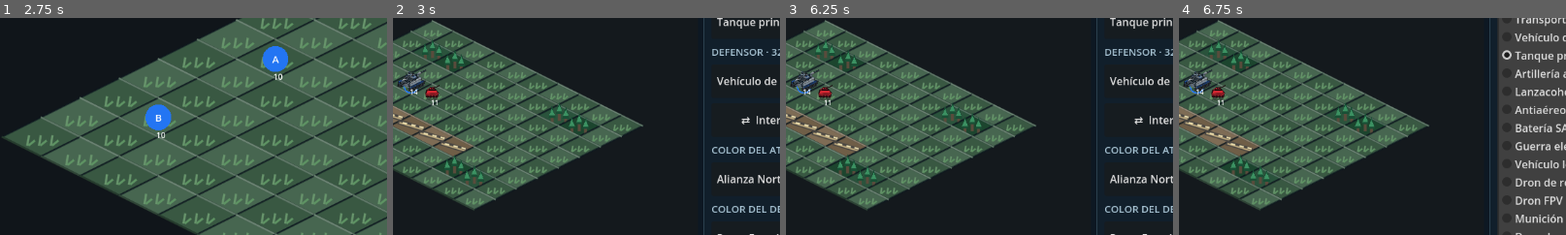
Above: before the commit, frames 1-4 (left to right).
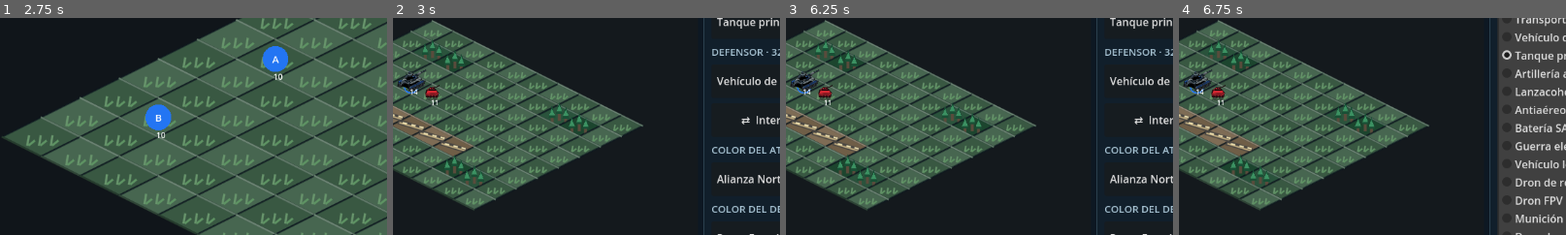
Above: after the commit, the same moments.

Repository: edwinrodri12/Tarvoka
Game: Godot game, scene res://scenes/Main.tscn
The game is run twice, just before and just after one commit, with the same random seed, the same clock (stepped at 60 frames per second) and the same inputs.
Inputs:
- Up to frame 1 (2.75 s): click "Ampliar mapa" at 0.5 s; click "Ejército" at 1.25 s; click "Vista" at 2 s
- Up to frame 2 (3 s): click "Lab" at 2.75 s
- Up to frame 3 (6.25 s): click "Volver a la partida" at 3.5 s; click "Ejército" at 4.25 s; click "Vista" at 5 s; click "Lab" at 5.75 s
- Up to frame 4 (6.75 s): click "Tanque principal" at 6.5 s
The pictures show only the part of the screen within x 25-74%, y 32-82%; the shares and areas given below are measured in that part.

Frame 1 is identical in both runs. In frame 2, 0.1% of the frame differs, in the area x 2-8%, y 25-33%; in frame 3, 0.1%; in frame 4, 0.1%.

Commit message:
polish(3d): replace boxy chassis and turret with custom tapered 8-facet armored shells and subdued steel

Diff:
--- a/scripts/ui/TankFinish3D.gd
+++ b/scripts/ui/TankFinish3D.gd
@@ -106,6 +106,66 @@
     parent.add_child(result)
     return result
 
+# Eight-point, continuously sloped hull/turret shell with flat military
+# facets. Unlike BoxMesh and the prototype's single tapered prism this has
+# distinct prow, shoulders, side cheeks and rear edges. UVs and normals
+# are authored directly, preserving a route to dedicated GLB textures.
+static func _triangle(st: SurfaceTool, a: Vector3, b: Vector3, c: Vector3) -> void:
+    var normal: Vector3 = (b-a).cross(c-a).normalized()
+    for p in [a,b,c]:
+        st.set_normal(normal)
+        st.set_uv(Vector2(p.x*0.47+p.z*0.13+0.5,p.y*0.63+p.z*0.25+0.5))
+        st.add_vertex(p)
+
+static func _angled_shell(parent: Node3D, label: String, lower: Array,
+        upper: Array, color: Color) -> MeshInstance3D:
+    assert(lower.size() == upper.size() and lower.size() >= 4)
+    var st := SurfaceTool.new()
+    st.begin(Mesh.PRIMITIVE_TRIANGLES)
+    var centroid_lower := Vector3.ZERO
+    var centroid_upper := Vector3.ZERO
+    for i in range(lower.size()):
+        centroid_lower += lower[i]
+        centroid_upper += upper[i]
+        var j: int = (i+1) % lower.size()
+        _triangle(st,lower[i],upper[j],lower[j])
+        _triangle(st,lower[i],upper[i],upper[j])
+    centroid_lower /= float(lower.size())
+    centroid_upper /= float(upper.size())
+    for i in range(lower.size()):
+        var j: int = (i+1) % lower.size()
+        _triangle(st,centroid_upper,upper[j],upper[i])
+        _triangle(st,centroid_lower,lower[i],lower[j])
+    var result := MeshInstance3D.new()
+    result.name = label
+    result.mesh = st.commit()
+    result.material_override = _mat(color,0.21,0.77)
+    parent.add_child(result)
+    return result
+
+static func _neutral_tone(node: Node) -> void:
+    # Reduce the pale, almost toy-white armor on the original technical rig.
+    # This pass is deliberately MBT-only and never changes official faction
+    # palettes, optical glass, tracks or any other unit class.
+    if node is MeshInstance3D and not node.name.begins_with("Faccion"):
+        var piece: MeshInstance3D = node as MeshInstance3D
+        var material: StandardMaterial3D = piece.material_override as StandardMaterial3D
+        if material != null:
+            var tone: Color = material.albedo_color
+            if tone == Color("#788795"):
+                tone = Color("#637178")
+            elif tone == Color("#A4ADB4"):
+                tone = Color("#808D91")
+            elif tone == Color("#D5DCE0"):
+                tone = Color("#A3ACAD")
+            if tone != material.albedo_color:
+                var instance: StandardMaterial3D = material.duplicate(true) as StandardMaterial3D
+                instance.albedo_color = tone
+                instance.roughness = 0.76
+                piece.material_override = instance
+    for child in node.get_children():
+        _neutral_tone(child)
+
 static func _fasteners(parent: Node3D, label: String, locations: Array,
         radius: float = 0.028) -> MultiMeshInstance3D:
     # Batched mesh: dozens of physical fastening heads, ONE render instance.
@@ -143,6 +203,48 @@
     var crown := Node3D.new()
     crown.name = "AcabadoTorreta"
     turret.add_child(crown)
+
+    # Remove the conspicuous boxy prototype shells while preserving their
+    # nodes for tests, art migration and compatibility with damage logic.
+    # Never remove chassis, gun pivot, painted skirts or running gear.
+    for old_name in ["MonocascoBlindajeCompuesto","PlacaGlacisInclinada"]:
+        var old_hull: MeshInstance3D = hull.find_child(old_name,true,false) as MeshInstance3D
+        if old_hull != null:
+            old_hull.visible = false
+    for old_name in ["TorreBlindada","SobreblindajeTorre",
+            "MejillaBlindada-1","MejillaBlindada1"]:
+        var old_turret: MeshInstance3D = turret.find_child(old_name,true,false) as MeshInstance3D
+        if old_turret != null:
+            old_turret.visible = false
+    var lower_hull := [
+        Vector3(-0.61,0.38,-1.47),Vector3(0.61,0.38,-1.47),
+        Vector3(0.83,0.38,-0.94),Vector3(0.83,0.38,0.91),
+        Vector3(0.72,0.38,1.41),Vector3(-0.72,0.38,1.41),
+        Vector3(-0.83,0.38,0.91),Vector3(-0.83,0.38,-0.94)
+    ]
+    var upper_hull := [
+        Vector3(-0.55,0.83,-1.47),Vector3(0.55,0.83,-1.47),
+        Vector3(0.67,0.97,-0.94),Vector3(0.70,1.02,0.91),
+        Vector3(0.64,1.00,1.37),Vector3(-0.64,1.00,1.37),
+        Vector3(-0.70,1.02,0.91),Vector3(-0.67,0.97,-0.94)
+    ]
+    _angled_shell(lower,"CorazaCascoAngular",lower_hull,upper_hull,
+        Color("#68767C"))
+    var lower_turret := [
+        Vector3(-0.32,0.06,-0.89),Vector3(0.32,0.06,-0.89),
+        Vector3(0.70,0.08,-0.62),Vector3(0.75,0.10,0.17),
+        Vector3(0.61,0.11,0.77),Vector3(-0.61,0.11,0.77),
+        Vector3(-0.75,0.10,0.17),Vector3(-0.70,0.08,-0.62)
+    ]
+    var upper_turret := [
+        Vector3(-0.27,0.40,-0.89),Vector3(0.27,0.40,-0.89),
+        Vector3(0.47,0.55,-0.60),Vector3(0.59,0.55,0.15),
+        Vector3(0.49,0.48,0.68),Vector3(-0.49,0.48,0.68),
+        Vector3(-0.59,0.55,0.15),Vector3(-0.47,0.55,-0.60)
+    ]
+    _angled_shell(crown,"CorazaTorreFacetada",lower_turret,upper_turret,
+        Color("#67767C"))
+    _neutral_tone(model)
 
     # Angled split frontal applique: the wedge silhouette and border seams
     # remain visibly distinct from the broad glacis at 224px and at 3D zoom.
